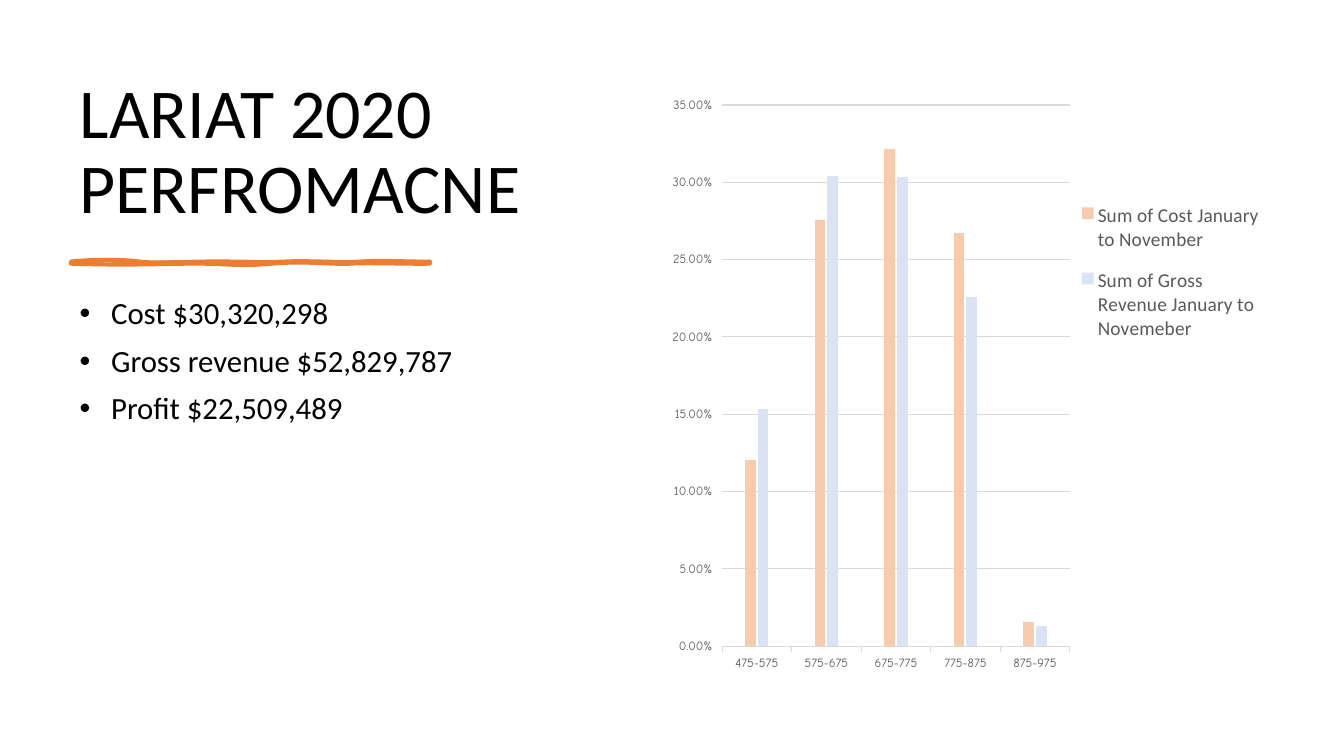
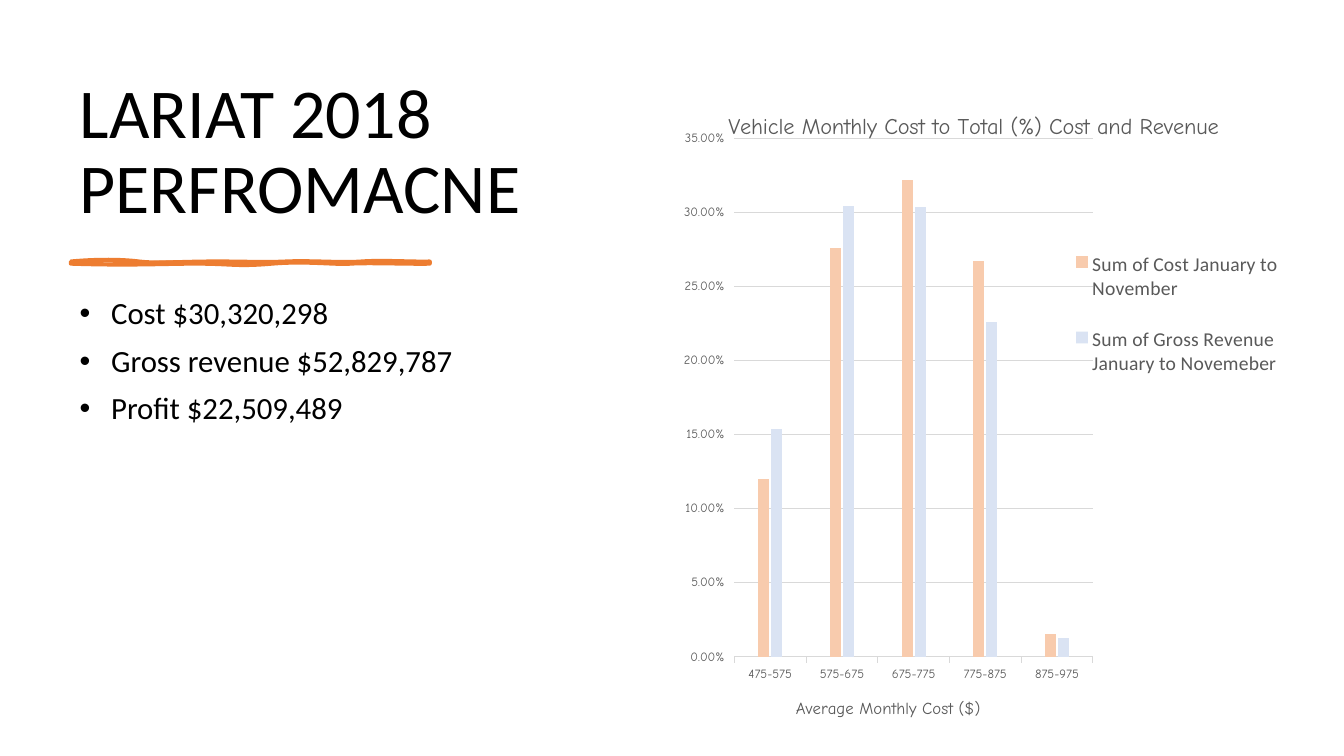
Before and after one commit to albaug/Lariat-car-rental, a slide deck: slide 2 of Lariat_rental.present.pptx. Drawn at 1344x756 pixels with LibreOffice and Linux fonts; fonts in the diff are those of the drawing. Boxes give left, top, right and bottom in pixels: in the first picture for what was removed or moved away, otherwise in the second. Text is boxed around its words. In the diff, an @@ line names an element or a change of style, - is before the commit and + after.

Commit message:
Add files via upload
Lariat Car Rental Presentation

```diff
--- a/Lariat_rental.present.pptx
+++ b/Lariat_rental.present.pptx
@@ title at bbox=[80, 90, 521, 214]: text changed @@
-LARIAT 2020 PERFROMACNE
+LARIAT 2018 PERFROMACNE
@@ column chart at bbox=[655, 105, 1293, 742] @@
@@ title "Vehicle Monthly Cost to Total (%) Cost and Revenue " added @@
@@ category axis title "" to "Average Monthly Cost ($) " @@
@@ plot area changed @@
@@ column chart: place and size @@
-column chart at bbox=[673, 71, 1274, 686]
+column chart at bbox=[655, 105, 1293, 742]
```
Also in this commit, not shown: 2 other slides changed, 2 slides added, 1 slide removed.
